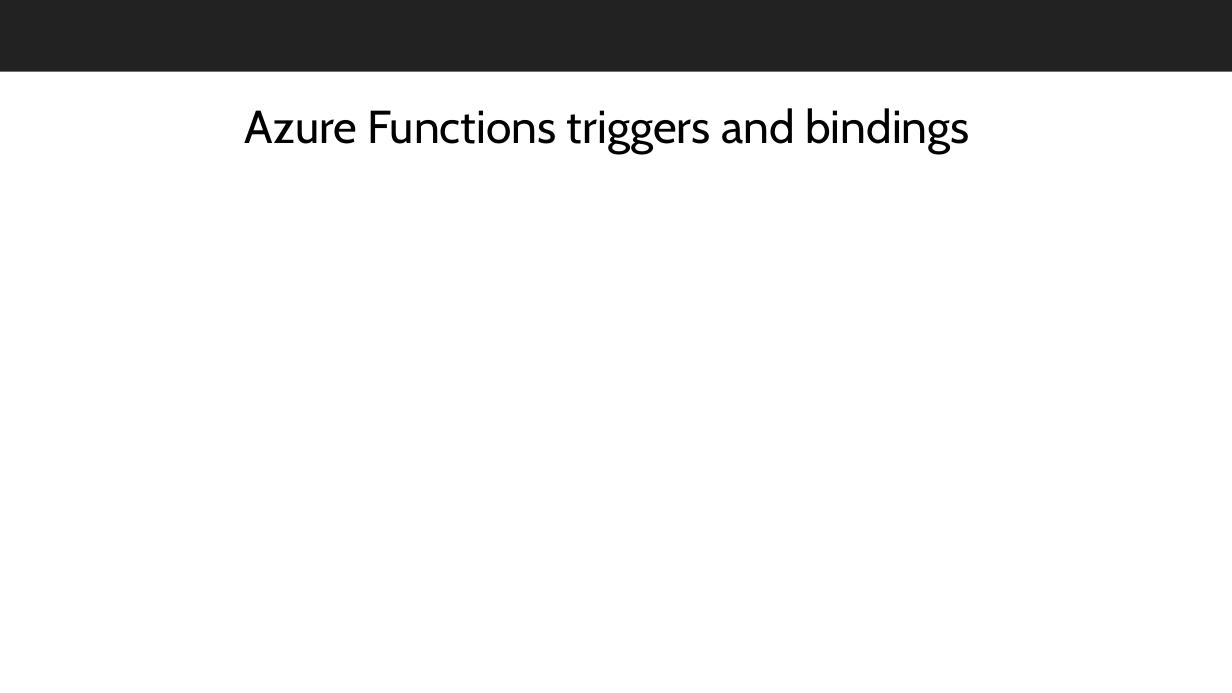
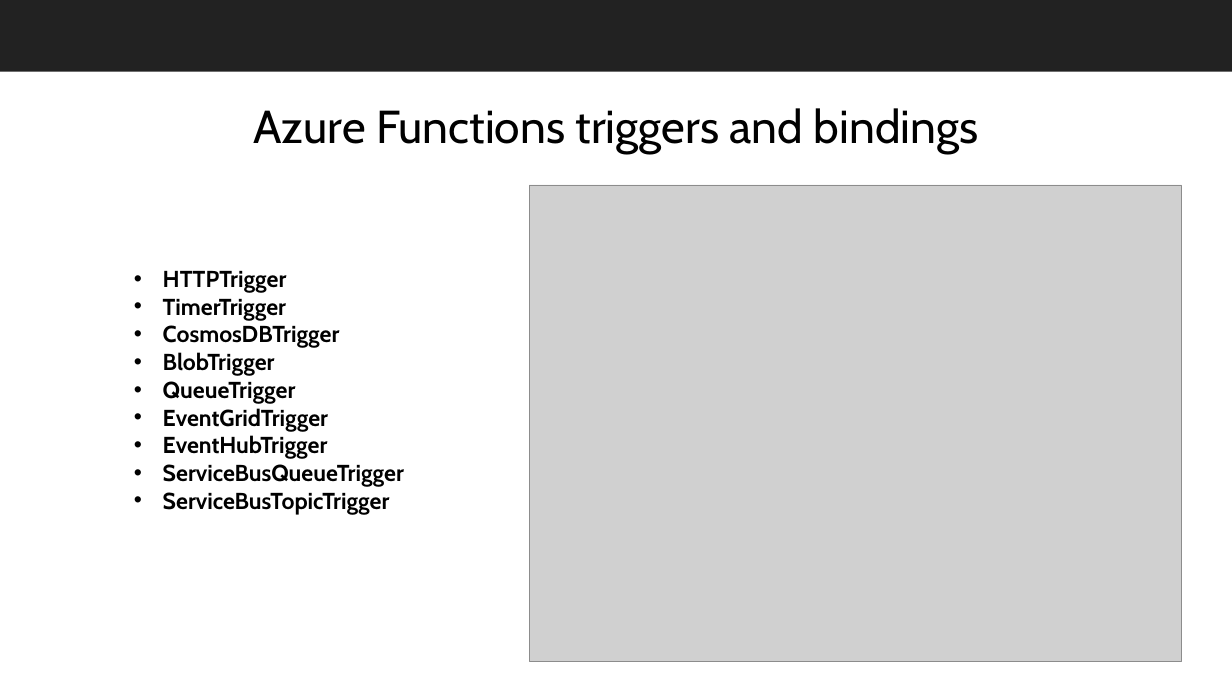
Before and after one commit to EhsanAminii/presentations, a slide deck: slide 12 of FunctionAppIntroduction.pptx (slide 11 before the commit). Drawn at 1232x693 pixels with LibreOffice and Linux fonts; fonts in the diff are those of the drawing; grey boxes stand for pictures; background and template pictures are left out. Boxes give left, top, right and bottom in pixels: in the first picture for what was removed or moved away, otherwise in the second. Text is boxed around its words. In the diff, an @@ line names an element or a change of style, - is before the commit and + after.

```diff
--- a/FunctionAppIntroduction.pptx
+++ b/FunctionAppIntroduction.pptx
@@ title "Azure Functions triggers and bindings": place and size @@
-title "Azure Functions triggers and bindings" at (245, 108, 970, 154)
+title "Azure Functions triggers and bindings" at (253, 108, 979, 154)
@@ picture added at (530, 185, 1182, 661) @@
@@ text added at (163, 271, 404, 515), 18 pt, text #000000, bold @@
+• HTTPTrigger
+• TimerTrigger
+• CosmosDBTrigger
+• BlobTrigger
+• QueueTrigger
+• EventGridTrigger
+• EventHubTrigger
+• ServiceBusQueueTrigger
+• ServiceBusTopicTrigger
```
Also in this commit, not shown: 2 other slides changed, 7 slides added, 2 slides removed.
